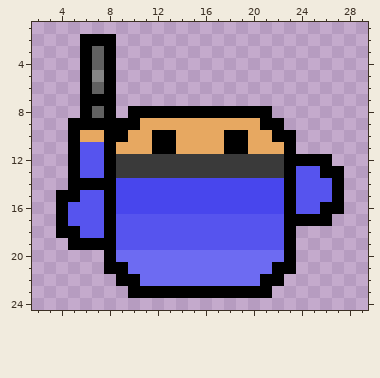
Pixel-art sprite: resrc/enemy_1.png. Above: the version before the commit.
The file is 32x32 pixels. Shown: x 2..29, y 1..24.
Now the later version:
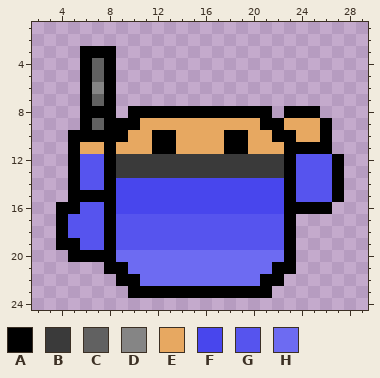
Palette (. is transparent): A #000000  B #3a3a3a  C #616161  D #858585  E #e7a861  F #4846ed  G #5654ee  H #6d6bf2
From old to new:
y 2: x 6..8 AAA -> ...
y 3: x 7 C -> A
y 5: x 7 D -> C
y 6: x 7 C -> D
y 7: x 7 A -> C
y 8: x 7 C -> A; x 23..25 ... -> AAA
y 9: x 5 A -> .; x 7 A -> C; x 23..26 .... -> EEEA
y 10: x 6..7 EE -> AA; x 24..26 ... -> EEA
y 11: x 6..7 GG -> EE; x 24..26 ... -> AAA
y 12: x 24..27 AAA. -> GGGA
y 13: x 26 A -> G
y 14: x 6..7 AA -> GG
y 15: x 4 A -> .; x 6..7 GG -> AA
y 16: x 5 G -> A; x 24..25 GG -> AA; x 27 A -> .
y 17: x 24..26 AAA -> ...
y 18: x 5 A -> G
y 19: x 4 . -> A; x 6..7 AA -> GG
y 20: x 5..7 ... -> AAA
Boxes around the changes in both pictures, in picture pixels (x1, y1, x2, y2):
changed: (56, 34, 116, 262)
changed: (284, 106, 344, 226)
